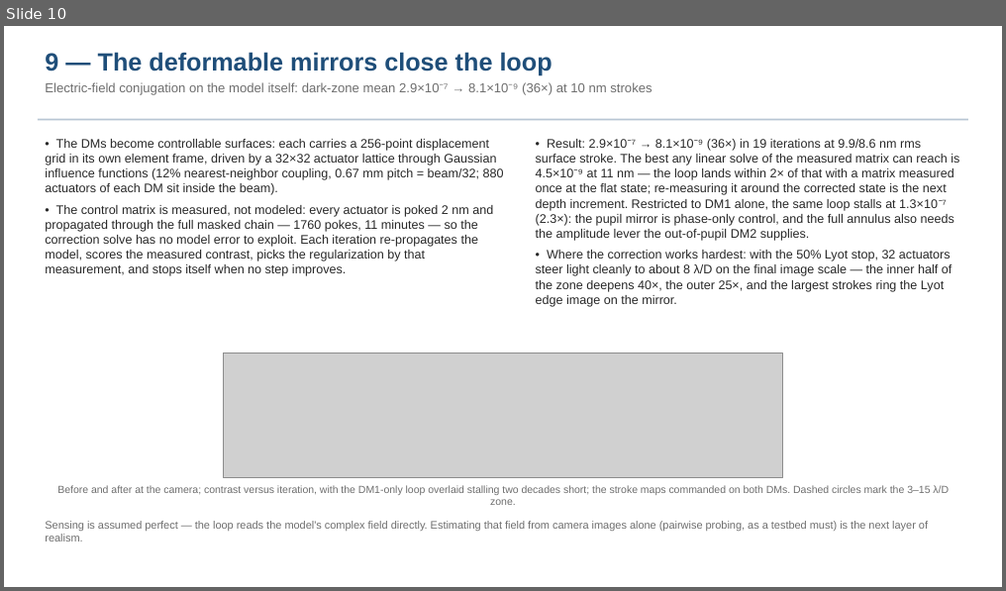
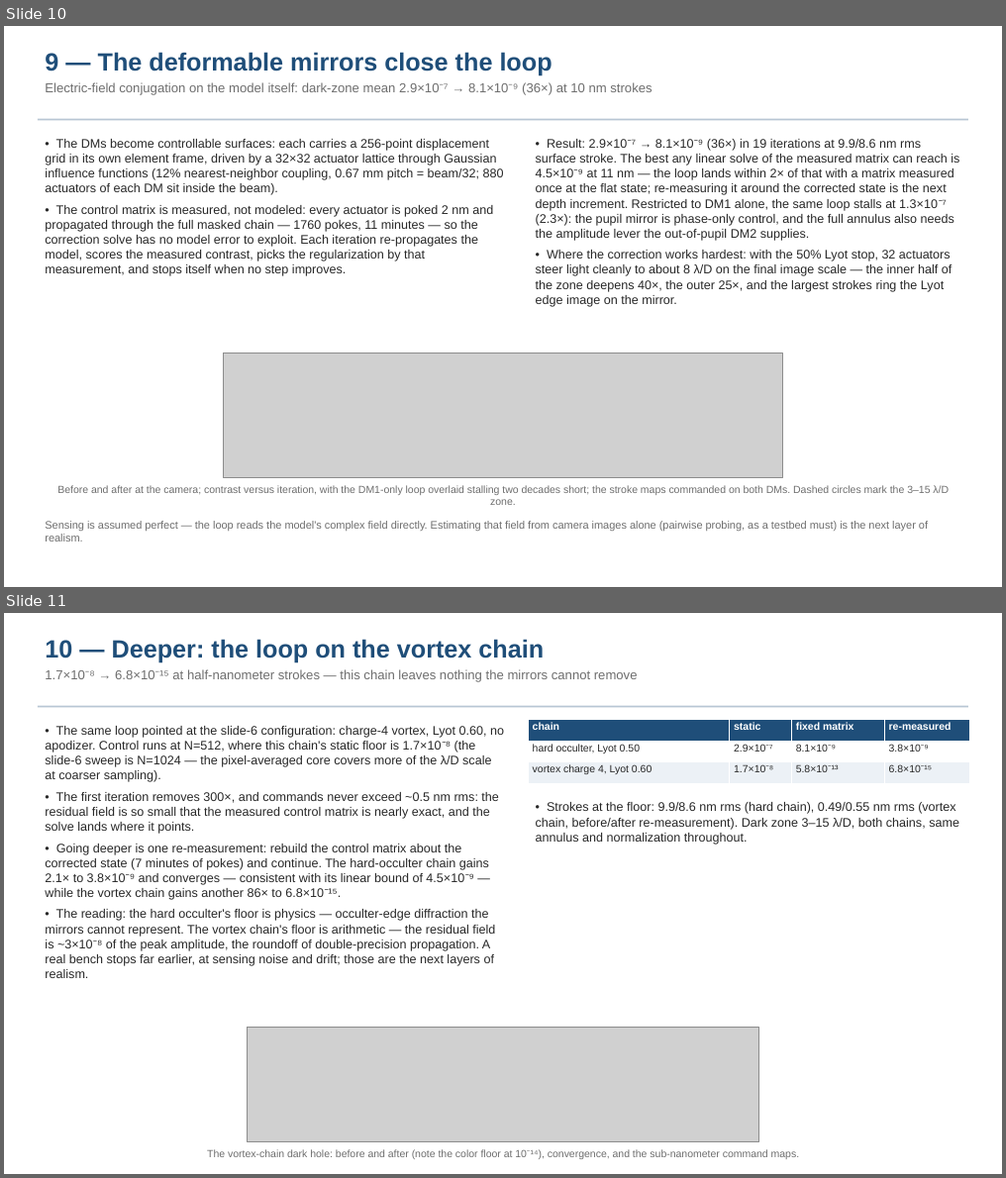
Before and after one commit to nasa-jpl/MACOS_resources, a slide deck: mmacos/templates/30_instruments/bench_ctb/deck_ctb.pptx. Shown one above the other, each under a label of ours: slide 10 before the commit, slides 10 and 11 after it. The pictures are 1006x591 and 1006x1178 pixels, drawn with LibreOffice and Linux fonts; fonts in the diff are those of the drawing; grey boxes stand for pictures. Boxes give left, top, right and bottom in pixels: in the first picture for what was removed or moved away, otherwise in the second. Text is boxed around its words. In the diff, an @@ line names an element or a change of style, - is before the commit and + after.

```diff
--- a/mmacos/templates/30_instruments/bench_ctb/deck_ctb.pptx
+++ b/mmacos/templates/30_instruments/bench_ctb/deck_ctb.pptx
@@ slide 11 added at [4,613,1002,1174], background #FFFFFF @@
@@ text added at [45,639,638,682], 12.5 pt, text #6E6E6E @@
+10 — Deeper: the loop on the vortex chain
+1.7×10⁻⁸ → 6.8×10⁻¹⁵ at half-nanometer strokes — this chain leaves nothing the mirrors cannot remove
@@ rectangle added at [38,706,968,707], fill #B8C6D4 @@
@@ text added at [45,726,504,978], 12 pt, text #282828 @@
+• The same loop pointed at the slide-6 configuration: charge-4 vortex, Lyot 0.60, no apodizer. Control runs at N=512, where this chain's static floor is 1.7×10⁻⁸ (the slide-6 sweep is N=1024 — the pixel-averaged core covers more of the λ/D scale at coarser sampling).
+• The first iteration removes 300×, and commands never exceed ~0.5 nm rms: the residual field is so small that the measured control matrix is nearly exact, and the solve lands where it points.
+• Going deeper is one re-measurement: rebuild the control matrix about the corrected state (7 minutes of pokes) and continue. The hard-occulter chain gains 2.1× to 3.8×10⁻⁹ and converges — consistent with its linear bound of 4.5×10⁻⁹ — while the vortex chain gains another 86× to 6.8×10⁻¹⁵.
+• The reading: the hard occulter's floor is physics — occulter-edge diffraction the mirrors cannot represent. The vortex chain's floor is arithmetic — the residual field is ~3×10⁻⁸ of the peak amplitude, the roundoff of double-precision propagation. A real bench stops far earlier, at sensing noise and drift; those are the next layers of realism.
@@ table added at [528,719,969,783], 3 rows, 4 columns @@
+chain | static | fixed matrix | re-measured
+hard occulter, Lyot 0.50 | 2.9×10⁻⁷ | 8.1×10⁻⁹ | 3.8×10⁻⁹
+vortex charge 4, Lyot 0.60 | 1.7×10⁻⁸ | 5.8×10⁻¹³ | 6.8×10⁻¹⁵
@@ text added at [536,802,959,845], 12 pt, text #282828 @@
+• Strokes at the floor: 9.9/8.6 nm rms (hard chain), 0.49/0.55 nm rms (vortex chain, before/after re-measurement). Dark zone 3–15 λ/D, both chains, same annulus and normalization throughout.
@@ picture added at [247,1028,758,1143] @@
@@ text added at [207,1150,800,1159], 10 pt, text #6E6E6E @@
+The vortex-chain dark hole: before and after (note the color floor at 10⁻¹⁴), convergence, and the sub-nanometer command maps.
```
Also in this commit, not shown: 2 slides changed, 9 other files.
